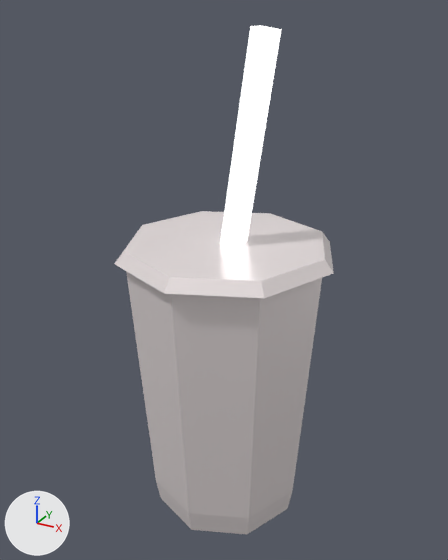
The glTF model models/ultimate-pack/low-poly-10/t/drinks-cup-plastic-bubble-tea.glb: old version first, new version second.
Before and after are seen from a 50 mm camera at (0.152, -0.249, 0.254) aimed at (0.014, 0.001, 0.129). Lighting does not change. The marker at lower left points along +X, +Y and +Z. The picture after the commit comes second. Where no turn or scale is listed for an object, it has been applied to the vertices.

In view in the first picture: 'cup-plastic-bubble-tea'.
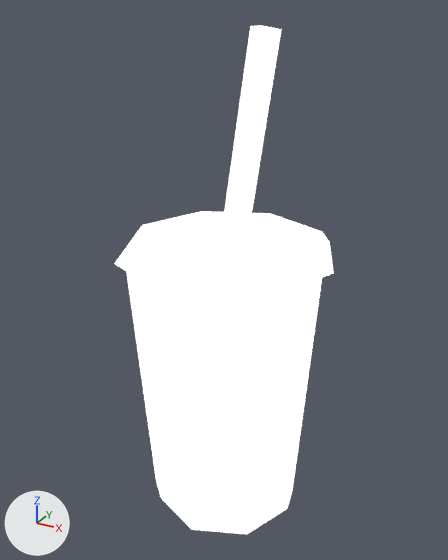
Changed parts and their boxes [x1, y1, x2, y2] in the pictures (448 x 560 px):
'cup-plastic-bubble-tea', surface changed (lighter): [115, 164, 334, 534] in both

Diff of the bpy script that builds the scene:
```diff
--- a/models/ultimate-pack/low-poly-10/t/drinks-cup-plastic-bubble-tea.glb.py
+++ b/models/ultimate-pack/low-poly-10/t/drinks-cup-plastic-bubble-tea.glb.py
@@ mat_56_transparent_white @@
 mat_56_transparent_white.metallic = 0.4
-mat_56_transparent_white.roughness = 0.272
+mat_56_transparent_white.roughness = 0.986
+mat_56_transparent_white.emission_strength = 1.0
```
